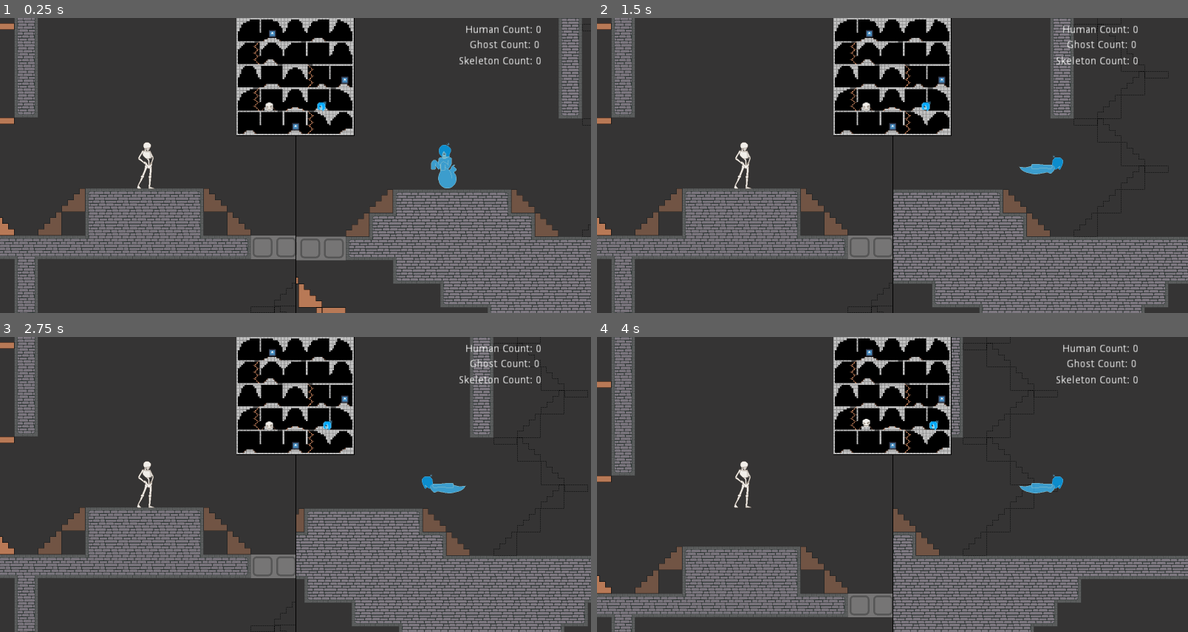
Above: before the commit, frames 1-4 (two rows, left to right).
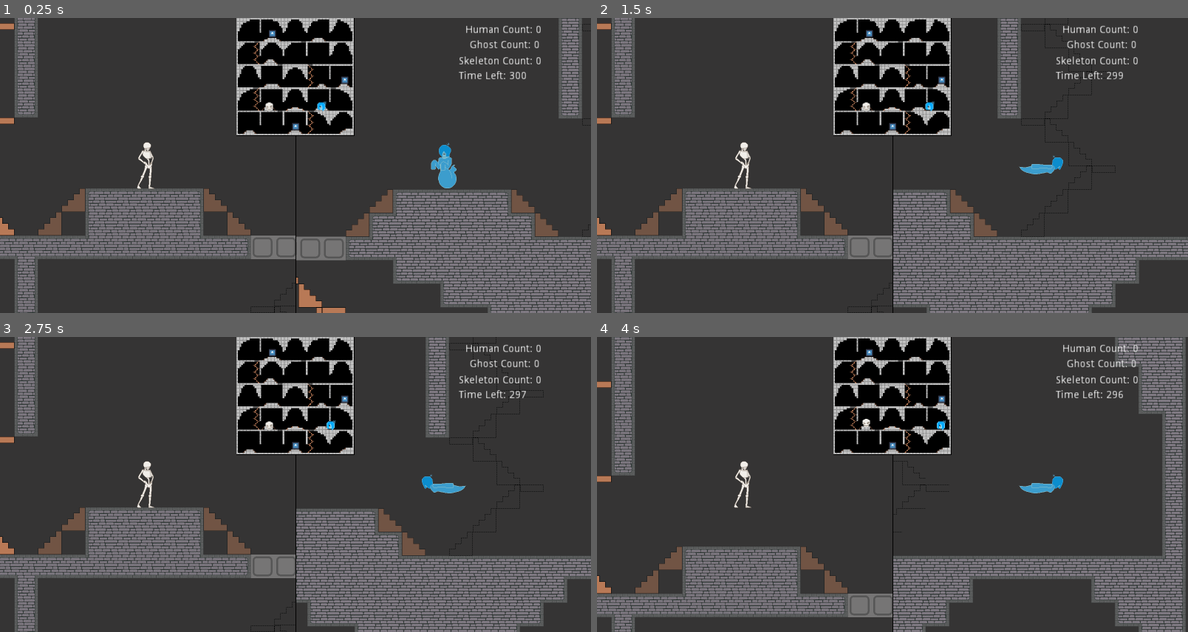
Above: after the commit, the same moments.

Repository: rakthalekk/ghosts-vs-skeletons
Game: Godot game, scene res://src/Main.tscn
Two runs of this game, one before a commit and one after it. Both use one fixed random seed, a clock stepped at 60 frames per second and the inputs below. The engine's default icon, where the game draws it, is replaced by a stand-in: a white triangle on a blue panel in a dark square.
Inputs:
- Up to frame 1 (0.25 s): no input
- Up to frame 2 (1.5 s): tap Enter at 0.5 s; hold , (ghost_move_right) from 0.53 s (still down); tap I (ghost_interact) at 0.6 s; tap W (skeleton_jump) at 0.77 s; tap ' (ghost_special) at 1.35 s
- Up to frame 3 (2.75 s): tap W (skeleton_jump) at 1.52 s; release , (ghost_move_right) at 2.03 s; hold K (ghost_move_left) from 2.03 s (still down); tap S (skeleton_fall_through) at 2.1 s
- Up to frame 4 (4 s): release K (ghost_move_left) at 2.78 s; hold , (ghost_move_right) from 2.78 s (still down); tap Q (skeleton_interact) at 2.85 s; tap W (skeleton_jump) at 3.02, 3.77 s; tap F (skeleton_special) at 3.6 s

The runs differ from the first frame. In frame 1, 0.1% of the frame differs, in the area x 77-89%, y 18-21%; in frame 2, 8.6%; in frame 3, 8.4%; in frame 4, 10%, in the area x 50-100%, y 0-100%.

Commit message:
TImer + Other small changes

Diff:
--- /dev/null
+++ b/GhostsVsSkeletons/assets/game-of-squids/new_dynamicfont.tres
@@ -0,0 +1,7 @@
+[gd_resource type="DynamicFont" load_steps=2 format=2]
+
+[ext_resource path="res://assets/game-of-squids/Game Of Squids.otf" type="DynamicFontData" id=1]
+
+[resource]
+size = 60
+font_data = ExtResource( 1 )
--- /dev/null
+++ b/GhostsVsSkeletons/src/GameOverScreen.gd
@@ -0,0 +1,27 @@
+extends Node2D
+
+
+# Declare member variables here. Examples:
+# var a = 2
+# var b = "text"
+
+
+# Called when the node enters the scene tree for the first time.
+func _ready():
+	if Global.winner == "ghost":
+		$WinnerSprite.texture = load("res://assets/Standing Ghost.png")
+		# Replace with function body.
+
+
+# Called every frame. 'delta' is the elapsed time since the previous frame.
+#func _process(delta):
+#	pass
+
+
+func _on_PlayAgain_pressed():
+	get_tree().change_scene("res://src/Main.tscn")
+
+
+func _on_MainMenu_pressed():
+	get_tree().change_scene("res://src/Menu.tscn")
+	pass # Replace with function body.
--- /dev/null
+++ b/GhostsVsSkeletons/src/GameOverScreen.tscn
@@ -0,0 +1,61 @@
+[gd_scene load_steps=7 format=2]
+
+[ext_resource path="res://assets/Standing Skull.png" type="Texture" id=1]
+[ext_resource path="res://assets/game-of-squids/Game Of Squids.otf" type="DynamicFontData" id=2]
+[ext_resource path="res://src/GameOverScreen.gd" type="Script" id=3]
+[ext_resource path="res://assets/game-of-squids/new_dynamicfont.tres" type="DynamicFont" id=4]
+
+[sub_resource type="DynamicFont" id=1]
+size = 100
+font_data = ExtResource( 2 )
+
+[sub_resource type="DynamicFont" id=2]
+size = 60
+font_data = ExtResource( 2 )
+
+[node name="GameOverScreen" type="Node2D"]
+script = ExtResource( 3 )
+
+[node name="Label" type="Label" parent="."]
+anchor_left = 0.5
+anchor_top = 0.5
+anchor_right = 0.5
+anchor_bottom = 0.5
+margin_left = 438.0
+margin_top = 64.0
+margin_right = 1181.0
+margin_bottom = 231.0
+custom_fonts/font = SubResource( 1 )
+text = "Game Over!"
+
+[node name="WinnerSprite" type="Sprite" parent="."]
+position = Vector2( 806, 379 )
+scale = Vector2( 2, 2 )
+texture = ExtResource( 1 )
+
+[node name="WinnerText" type="Label" parent="."]
+margin_left = 639.0
+margin_top = 539.0
+margin_right = 940.0
+margin_bottom = 615.0
+custom_fonts/font = ExtResource( 4 )
+text = "Winner!"
+
+[node name="PlayAgain" type="Button" parent="."]
+margin_left = 114.0
+margin_top = 649.0
+margin_right = 537.0
+margin_bottom = 731.0
+custom_fonts/font = SubResource( 2 )
+text = "Play Again?"
+
+[node name="MainMenu" type="Button" parent="."]
+margin_left = 1061.0
+margin_top = 650.0
+margin_right = 1484.0
+margin_bottom = 732.0
+custom_fonts/font = SubResource( 2 )
+text = "Main Menu"
+
+[connection signal="pressed" from="PlayAgain" to="." method="_on_PlayAgain_pressed"]
+[connection signal="pressed" from="MainMenu" to="." method="_on_MainMenu_pressed"]
--- a/GhostsVsSkeletons/src/GhostPlayer.gd
+++ b/GhostsVsSkeletons/src/GhostPlayer.gd
@@ -4,7 +4,7 @@
 const ORBPROJECTILE = preload("res://src/OrbProjectile.tscn")
 const AOECONVERT = preload("res://src/AOEConvert.tscn")
 
-export(Vector2) var speed = Vector2(300, 300)
+export(Vector2) var speed = Vector2(450, 450)
 
 var direction = Vector2.ZERO
 var velocity = Vector2.ZERO
--- a/GhostsVsSkeletons/src/Global.gd
+++ b/GhostsVsSkeletons/src/Global.gd
@@ -9,3 +9,4 @@
 var total_humans = 0
 var ghost_count = 0
 var skeleton_count = 0
+var winner = ""
--- a/GhostsVsSkeletons/src/Main.gd
+++ b/GhostsVsSkeletons/src/Main.gd
@@ -29,6 +29,7 @@
 	$HumanCount.text = "Human Count: " + str(Global.total_humans)
 	$GhostCount.text = "Ghost Count: " + str(Global.ghost_count)
 	$SkeletonCount.text = "Skeleton Count: " + str(Global.skeleton_count)
+	$TimerCount.text = "Time Left: " + str(stepify($CountdownTimer.time_left, 1))
 
 
 func _on_Map_fade_out_ghost():
@@ -41,3 +42,12 @@
 
 func _on_Map_turn_off_corrupted_music():
 	$CorruptedMusic.stop()
+
+
+func _on_CountdownTimer_timeout():
+	Global.winner = "skeleton" if Global.skeleton_count > Global.ghost_count else "ghost"
+	Global.total_humans = 0
+	Global.skeleton_count = 0
+	Global.ghost_count = 0
+	get_tree().change_scene("res://src/GameOverScreen.tscn")
+	pass # Replace with function body.
--- a/GhostsVsSkeletons/src/Main.tscn
+++ b/GhostsVsSkeletons/src/Main.tscn
@@ -323,6 +323,14 @@
 rect_scale = Vector2( 2, 2 )
 text = "Skeleton Count: "
 
+[node name="TimerCount" type="Label" parent="."]
+margin_left = 1242.0
+margin_top = 144.0
+margin_right = 1346.0
+margin_bottom = 158.0
+rect_scale = Vector2( 2, 2 )
+text = "Time Left: "
+
 [node name="PauseMenu" parent="." instance=ExtResource( 3 )]
 visible = false
 margin_left = 259.0
@@ -338,6 +346,11 @@
 [node name="CorruptedMusic" type="AudioStreamPlayer" parent="."]
 stream = ExtResource( 10 )
 volume_db = 24.0
+
+[node name="CountdownTimer" type="Timer" parent="."]
+wait_time = 300.0
+one_shot = true
+autostart = true
 
 [connection signal="create_human_icon" from="HBoxContainer/ViewportContainer/Viewport/Map" to="Minimap" method="_on_Map_create_human_icon"]
 [connection signal="create_powerup_icon" from="HBoxContainer/ViewportContainer/Viewport/Map" to="Minimap" method="_on_Map_create_powerup_icon"]
@@ -346,3 +359,4 @@
 [connection signal="turn_off_corrupted_music" from="HBoxContainer/ViewportContainer/Viewport/Map" to="." method="_on_Map_turn_off_corrupted_music"]
 [connection signal="update_minimap_stairs" from="HBoxContainer/ViewportContainer/Viewport/Map" to="Minimap" method="_on_Map_update_minimap_stairs"]
 [connection signal="timeout" from="Minimap/AlternateIcons" to="Minimap" method="_on_AlternateIcons_timeout"]
+[connection signal="timeout" from="CountdownTimer" to="." method="_on_CountdownTimer_timeout"]
